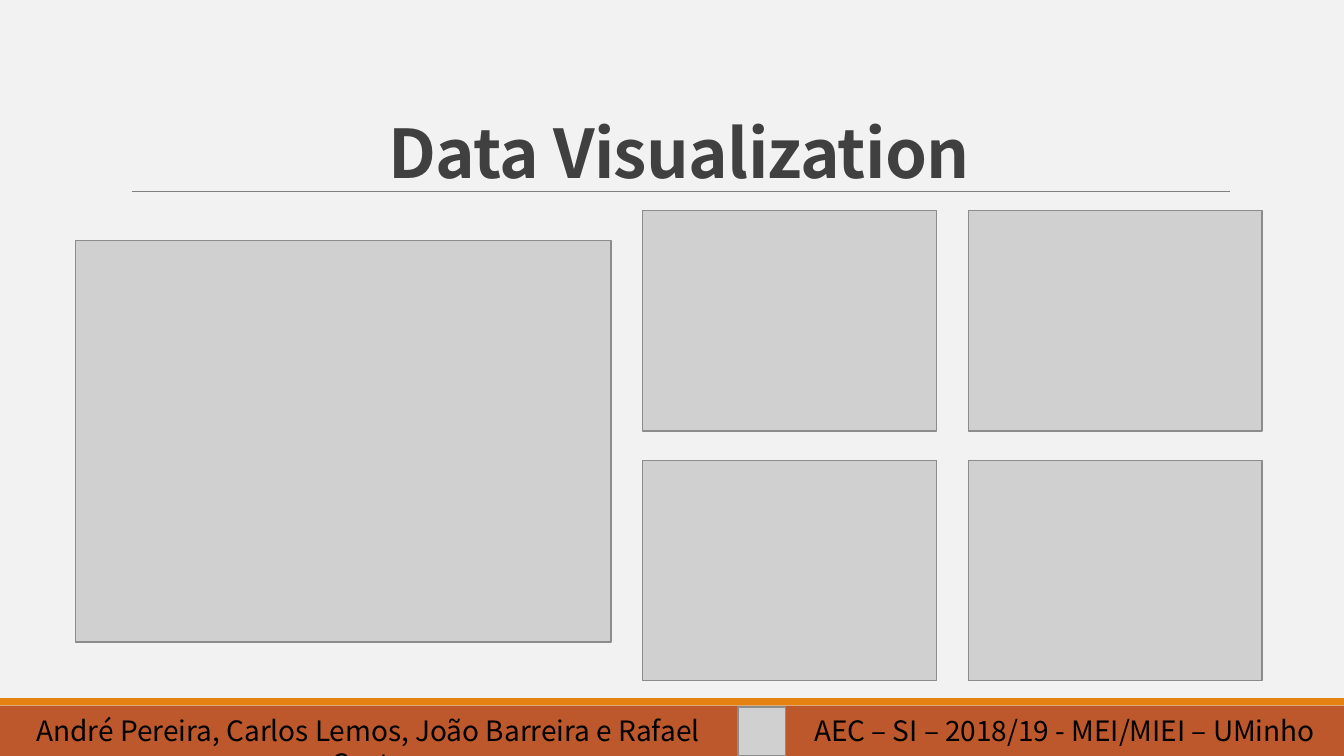
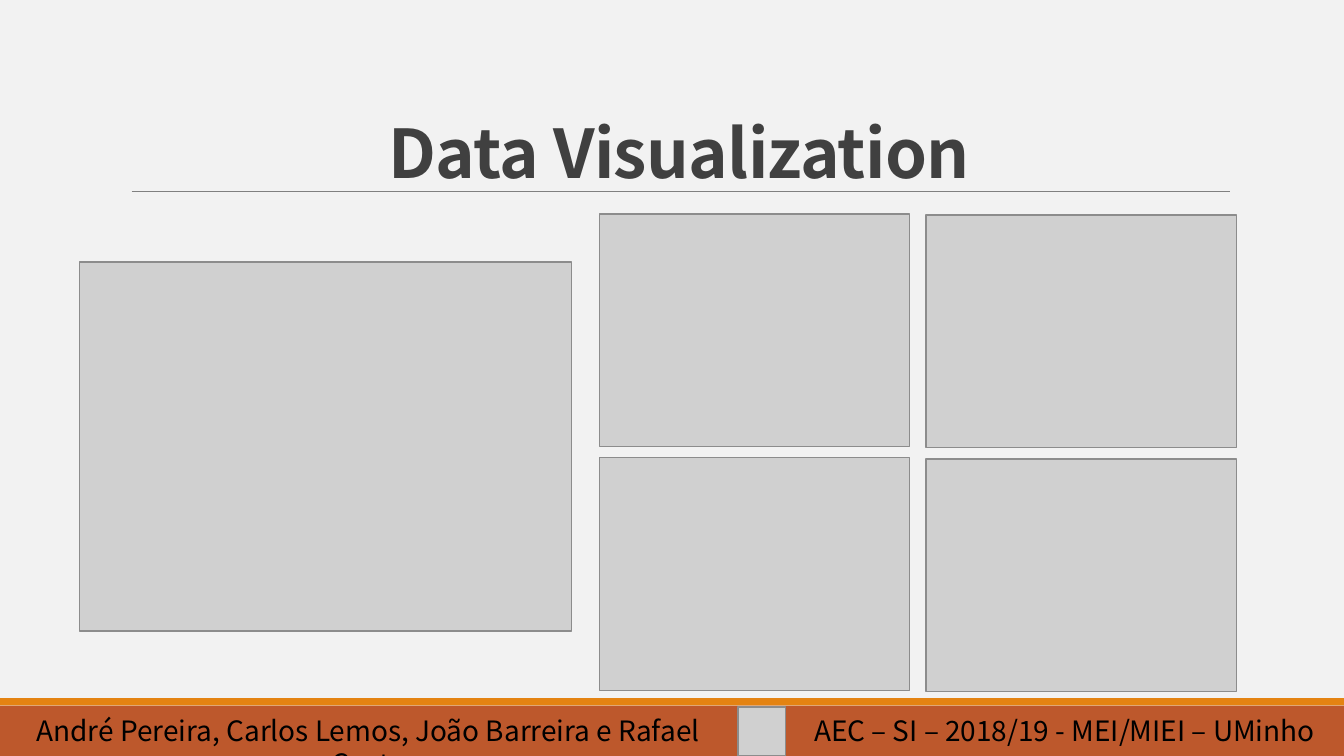
Before and after one commit to barreira/aec-1819, a slide deck: slide 3 of tp2-slides.pptx. Drawn at 1344x756 pixels with LibreOffice and Linux fonts; fonts in the diff are those of the drawing; grey boxes stand for pictures. Boxes give left, top, right and bottom in pixels: in the first picture for what was removed or moved away, otherwise in the second. Text is boxed around its words. In the diff, an @@ line names an element or a change of style, - is before the commit and + after.

```diff
--- a/tp2-slides.pptx
+++ b/tp2-slides.pptx
@@ picture: place and size @@
-picture at bbox=[642, 211, 937, 431]
+picture at bbox=[599, 214, 910, 446]
@@ picture: place and size @@
-picture at bbox=[968, 211, 1262, 431]
+picture at bbox=[926, 215, 1236, 448]
@@ picture: place and size @@
-picture at bbox=[75, 241, 610, 642]
+picture at bbox=[79, 262, 571, 632]
@@ picture: place and size @@
-picture at bbox=[642, 460, 937, 680]
+picture at bbox=[599, 458, 910, 691]
@@ picture: place and size @@
-picture at bbox=[968, 460, 1262, 680]
+picture at bbox=[926, 460, 1236, 692]
```
Also in this commit, not shown: 3 other slides changed, 12 other files.
